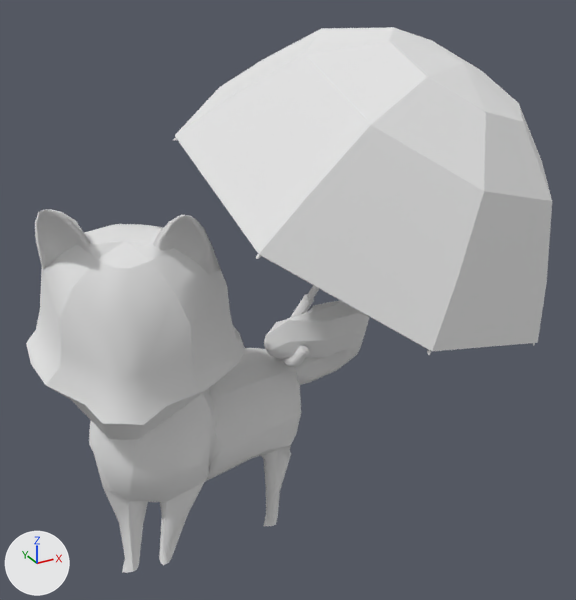
What one commit did to the OBJ model ChiBaApp/app/src/main/assets/models/umbrella/umbrella_Frame22.obj.
The view is the same before and after, from a camera (50 mm lens) standing at (-5.36, -12.87, 11.59) and looking at (1.19, -0.96, 5.63). Arrows for +X, +Y and +Z are at lower left; the lights stay in place. Where no turn or scale is listed for an object, it has been applied to the vertices.

Names of what the first picture shows: 'umbrella_Frame22'.
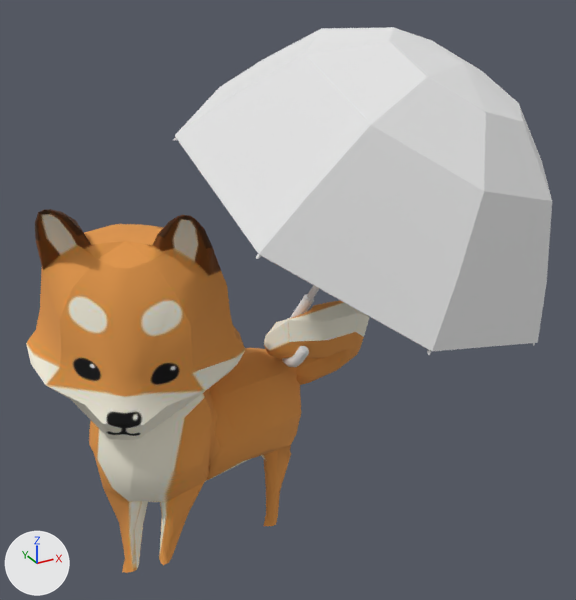
Location of each change, [x1, y1, x2, y2] in pixels of the pictures (576 x 600 px):
'umbrella_Frame22', surface changed (grey to orange): [26, 209, 365, 573] in both

Diff of the bpy script that builds the scene:
```diff
--- a/ChiBaApp/app/src/main/assets/models/umbrella/umbrella_Frame22.obj.py
+++ b/ChiBaApp/app/src/main/assets/models/umbrella/umbrella_Frame22.obj.py
@@ img_chiba_jpg @@
+img_chiba_jpg = load_image('chiba.jpg', 'chiba.jpg', 2048, 2048, 'sRGB')
@@ mat_newrigging_lambert2sg @@
 mat_newrigging_lambert2sg = principled_material('newRigging:lambert2SG')
-mat_newrigging_lambert2sg.base_color = (0.8, 0.8, 0.8)  # white #e7e7e7
+mat_newrigging_lambert2sg.texture = img_chiba_jpg
 mat_newrigging_lambert2sg.roughness = 1.0
```
